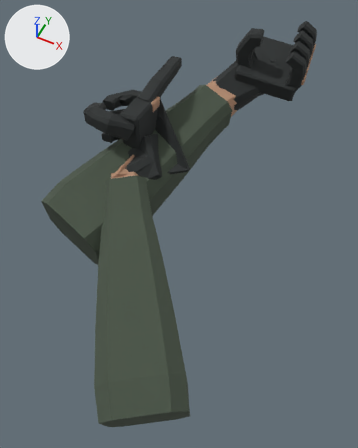
What one commit did to the Blender file assets/models/characters/weapon_grips_original/source/arms_machine_gun.blend.
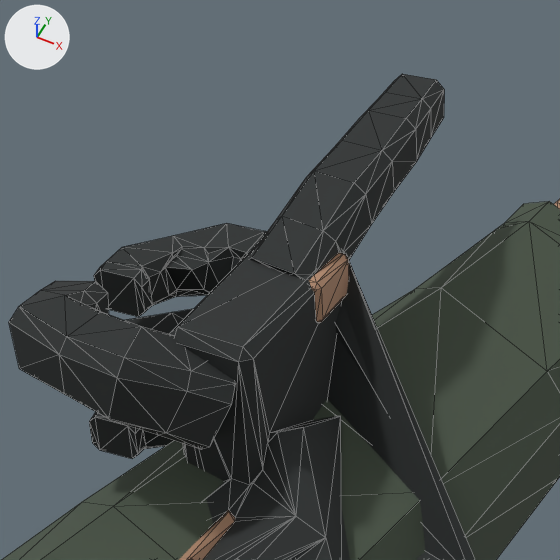
Old and new are each drawn whole from a 50 mm camera at (0.176, -0.27, 0.449) aimed at (-0.016, 0.114, -0.031) and again close up on the part from 23% to 58% of the width and 9% to 37% of the height. Arrows for +X, +Y and +Z are at upper left; the lights stay in place. The first two pictures are the older version. The close-ups show mesh edges as thin lines.

Names of what the first close-up shows: 'Arm_L', 'Arm_R', 'Index_R', 'Little_R', 'Middle_R', 'Ring_R', 'Thumb_R'.
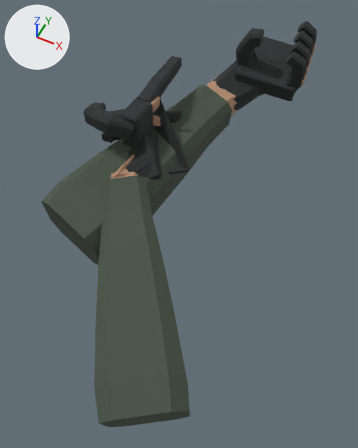
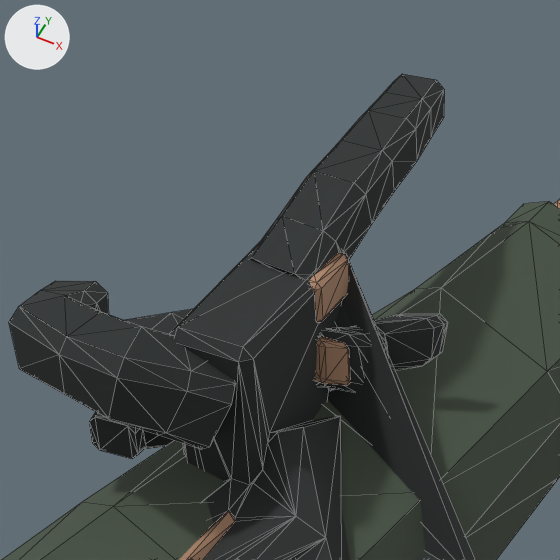
The newer file adds a shape key; the second version is drawn at full value of the shape key 'ReloadOpen24' of 'Middle_R', and the change is written as the vertex moves it makes.

The change, as a diff of the scene's bpy script:
```diff
--- a/assets/models/characters/weapon_grips_original/source/arms_machine_gun.blend.py
+++ b/assets/models/characters/weapon_grips_original/source/arms_machine_gun.blend.py
@@ me_middle_r @@
 # used by ob_middle_r; location = (-0.1019, 0.1286, 0.0053); rotation_euler = (0.595, -0.0129, 0.0421), in degrees (34, -0.7, 2.4)
-me_middle_r.from_pydata(...)  # 137 vertices, 270 faces; spans x -0.0658..0.0124, y 0.0785..0.1219, z -0.0268..0.0118
+me_middle_r.from_pydata(...)  # 137 vertices, 270 faces; spans x -0.0053..0.0438, y 0.0734..0.1052, z -0.0099..0.0146
+# me_middle_r part 1: 137 of 137 vertices moved; they spanned x -0.0658..0.0124, y 0.0785..0.1219, z -0.0268..0.0118 and now span x -0.0053..0.0438, y 0.0734..0.1052, z -0.0099..0.0146; mean shift (0.045, -0.0119, 0.0086)
 me_middle_r.materials.append(mat_glove)
```

Pixel boxes (x1, y1, x2, y2) of what changed, in the close-ups (560 x 560 px):
'Middle_R', reshaped: before (94, 223, 267, 317); after (316, 313, 448, 392)
